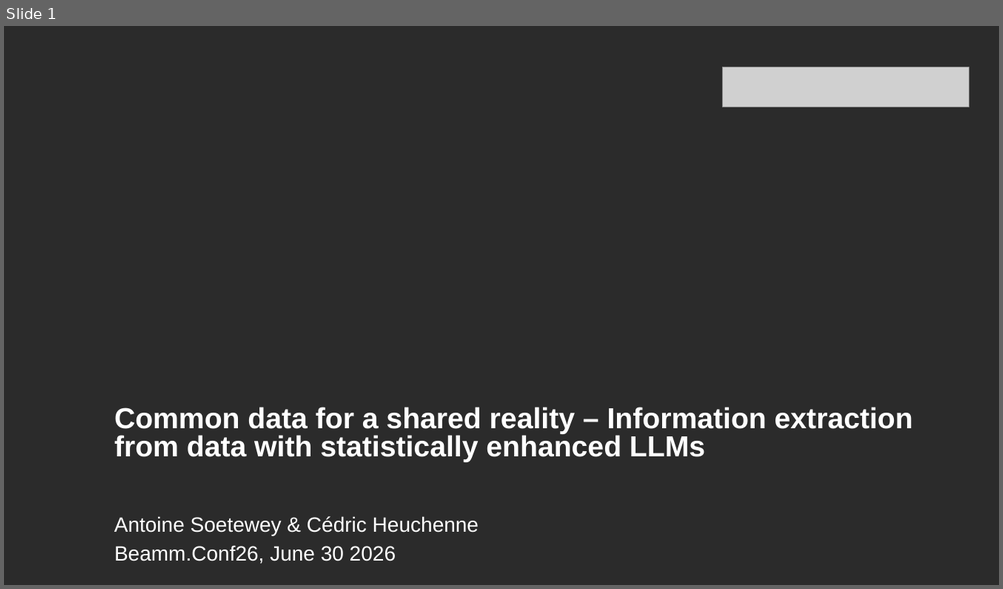
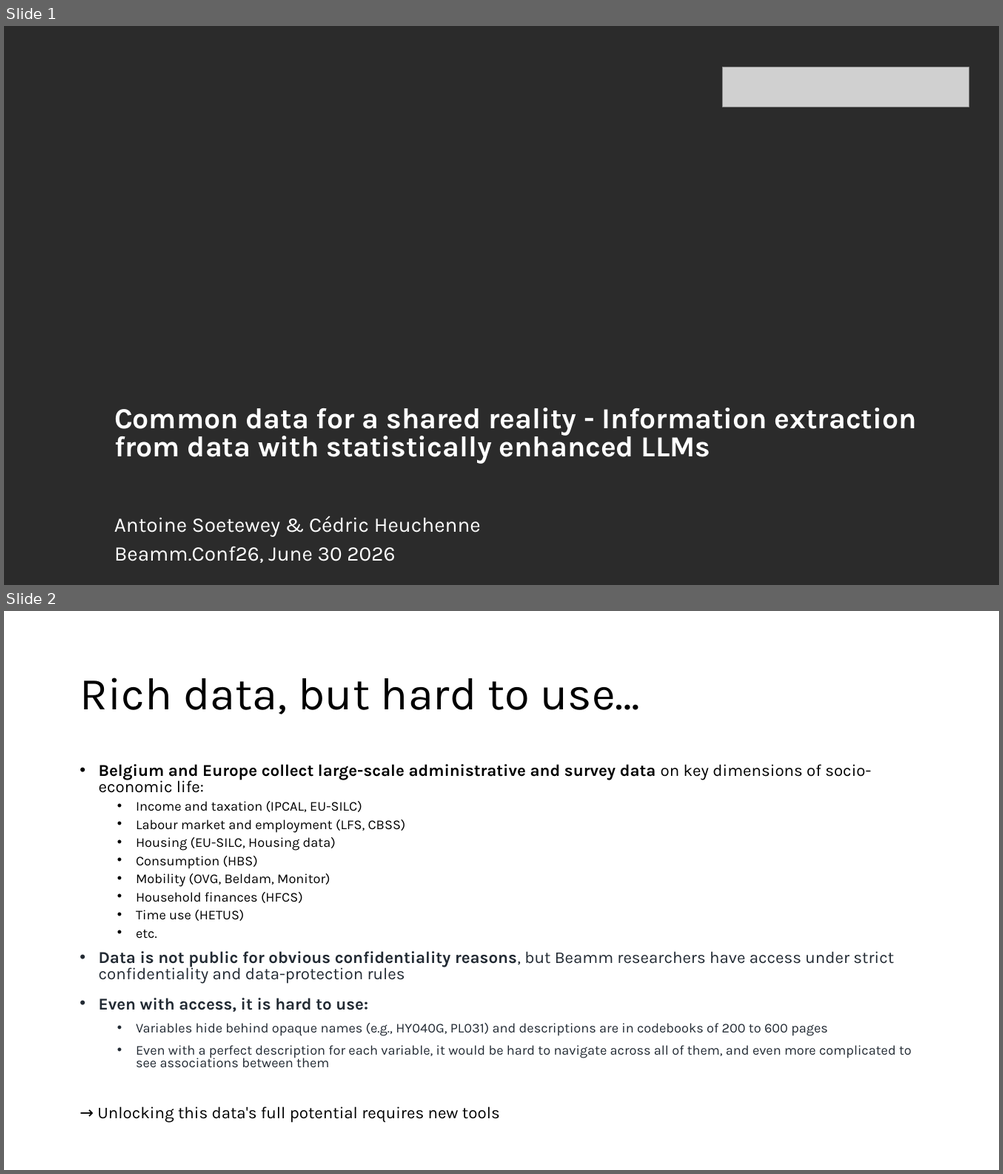
Before and after one commit to AntoineSoetewey/Beamm.Conf26, a slide deck: Slides_AntoineSoetewey_Beamm.Conf26.pptx. Shown one above the other, each under a label of ours: slide 1 before the commit, slides 1 and 2 after it. The pictures are 1003x589 and 1003x1174 pixels, drawn with LibreOffice and Linux fonts; fonts in the diff are those of the drawing; grey boxes stand for pictures; background and template pictures are left out; a plain dark background stands for a picture behind light text. Boxes give left, top, right and bottom in pixels: in the first picture for what was removed or moved away, otherwise in the second. Text is boxed around its words. In the diff, an @@ line names an element or a change of style, - is before the commit and + after.

```diff
--- a/Slides_AntoineSoetewey_Beamm.Conf26.pptx
+++ b/Slides_AntoineSoetewey_Beamm.Conf26.pptx
@@ slide 2 added at [4,611,999,1170], background #FFFFFF @@
@@ title added at [79,678,640,715], 44 pt, text #000000 @@
+Rich data, but hard to use…
@@ text added at [97,764,911,1123], 13 pt, text #222A33 @@
+• Belgium and Europe collect large-scale administrative and survey data on key dimensions of socio-economic life:
+  • Income and taxation (IPCAL, EU-SILC)
+  • Labour market and employment (LFS, CBSS)
+  • Housing (EU-SILC, Housing data)
+  • Consumption (HBS)
+  • Mobility (OVG, Beldam, Monitor)
+  • Household finances (HFCS)
+  • Time use (HETUS)
+  • etc.
+• Data is not public for obvious confidentiality reasons, but Beamm researchers have access under strict confidentiality and data-protection rules
+• Even with access, it is hard to use:
+  • Variables hide behind opaque names (e.g., HY040G, PL031) and descriptions are in codebooks of 200 to 600 pages
+  • Even with a perfect description for each variable, it would be hard to navigate across all of them, and even more complicated to see associations between them
+→ Unlocking this data's full potential requires new tools
@@ slide 1 changed as well @@
@@ text at [114,408,916,464]: text changed; font Arial to Karla @@
-Common data for a shared reality – Information extraction from data with statistically enhanced LLMs
+Common data for a shared reality - Information extraction from data with statistically enhanced LLMs
@@ text "Antoine Soetewey & Cédric Heuchenne" at [114,517,481,537]: font Arial to Karla @@
@@ text "Beamm.Conf26, June 30 2026" at [114,546,395,563]: font Arial to Karla @@
```
Also in this commit, not shown: 1 other slide changed, 25 other slides added, 1 slide removed.
